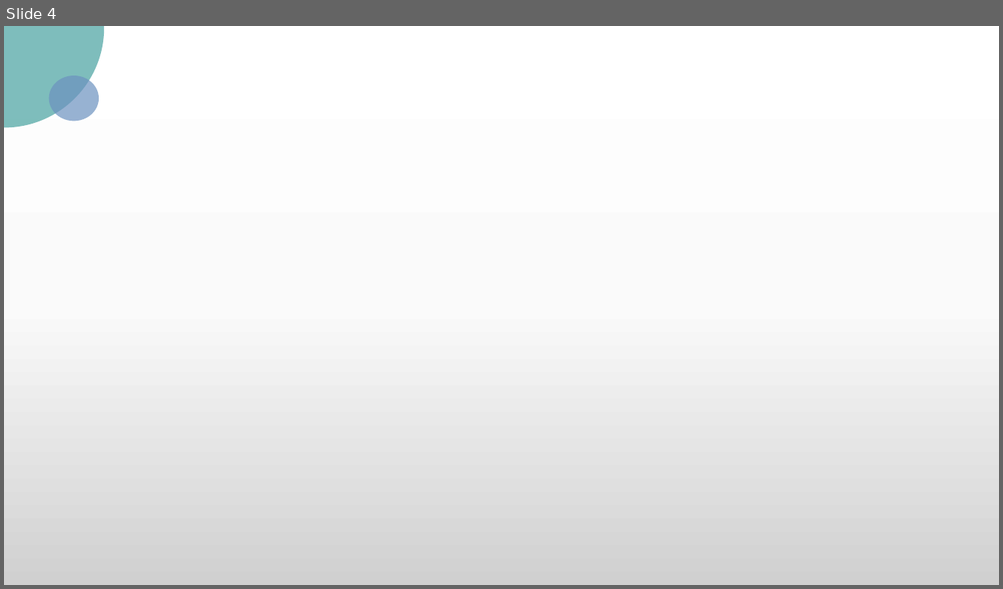
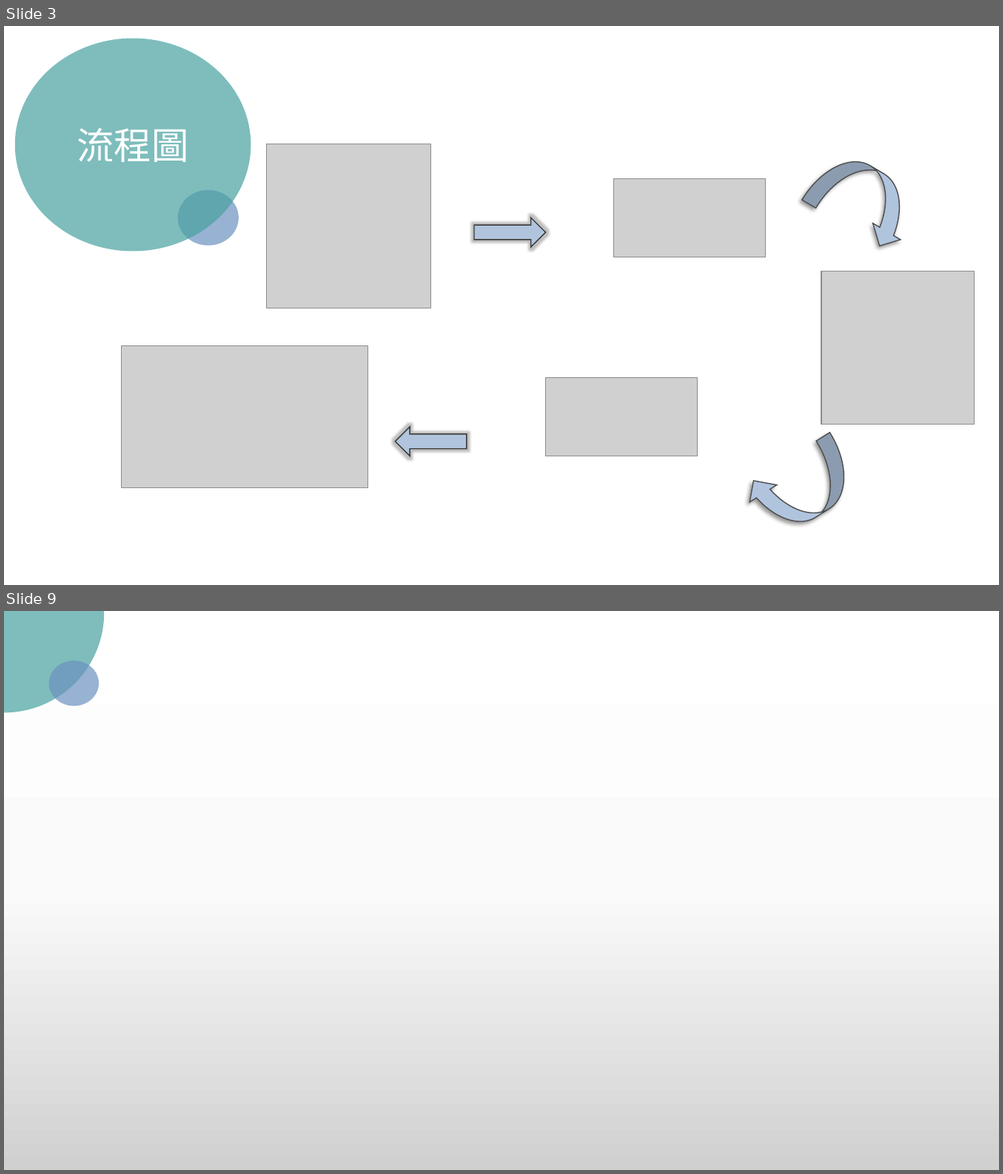
Before and after one commit to Crystal9202/SideProject02-DataAnalysis, a slide deck: Sideprojetc.pptx. Shown one above the other, each under a label of ours: slide 4 before the commit, slides 3 and 9 after it; the slides between them are not shown. The pictures are 1003x589 and 1003x1174 pixels, drawn with LibreOffice and Linux fonts; fonts in the diff are those of the drawing; grey boxes stand for pictures; background and template pictures are left out. Boxes give left, top, right and bottom in pixels: in the first picture for what was removed or moved away, otherwise in the second. Text is boxed around its words. In the diff, an @@ line names an element or a change of style, - is before the commit and + after.

```diff
--- a/Sideprojetc.pptx
+++ b/Sideprojetc.pptx
@@ slide 3 added at box(4, 26, 999, 585), background picture (left out) @@
@@ ellipse added at box(15, 38, 251, 251), fill #48A2A0 at 70% opacity, 36 pt, text #FFFFFF @@
+流程圖
@@ picture added at box(267, 144, 431, 308) @@
@@ curved down arrow added at box(802, 145, 925, 255), fill #B0C4DD, outline #4D4D4D 1 pt @@
@@ picture added at box(614, 179, 765, 258) @@
@@ ellipse added at box(178, 190, 239, 245), fill #6C92C0 at 70% opacity @@
@@ right arrow added at box(474, 218, 546, 247), fill #B0C4DD, outline #3A3A3A 1 pt @@
@@ picture added at box(821, 272, 974, 424) @@
@@ picture added at box(122, 346, 368, 488) @@
@@ picture added at box(546, 378, 698, 457) @@
@@ right arrow added at box(395, 427, 466, 457), fill #B0C4DD, outline #3A3A3A 1 pt @@
@@ curved down arrow added at box(740, 433, 863, 544), fill #B0C4DD, outline #4D4D4D 1 pt @@
@@ what was slide 4 is now slide 9 @@
```
Also in this commit, not shown: 3 slides changed, 14 other slides added, 8 slides removed, 3 other files.
